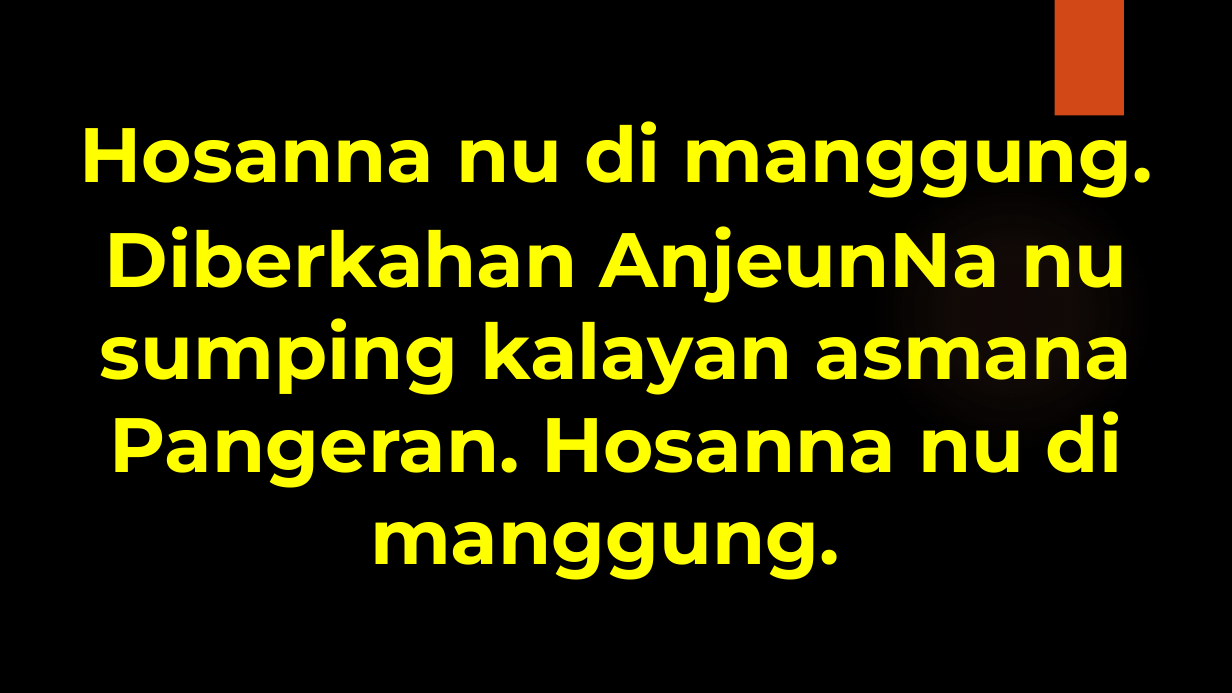
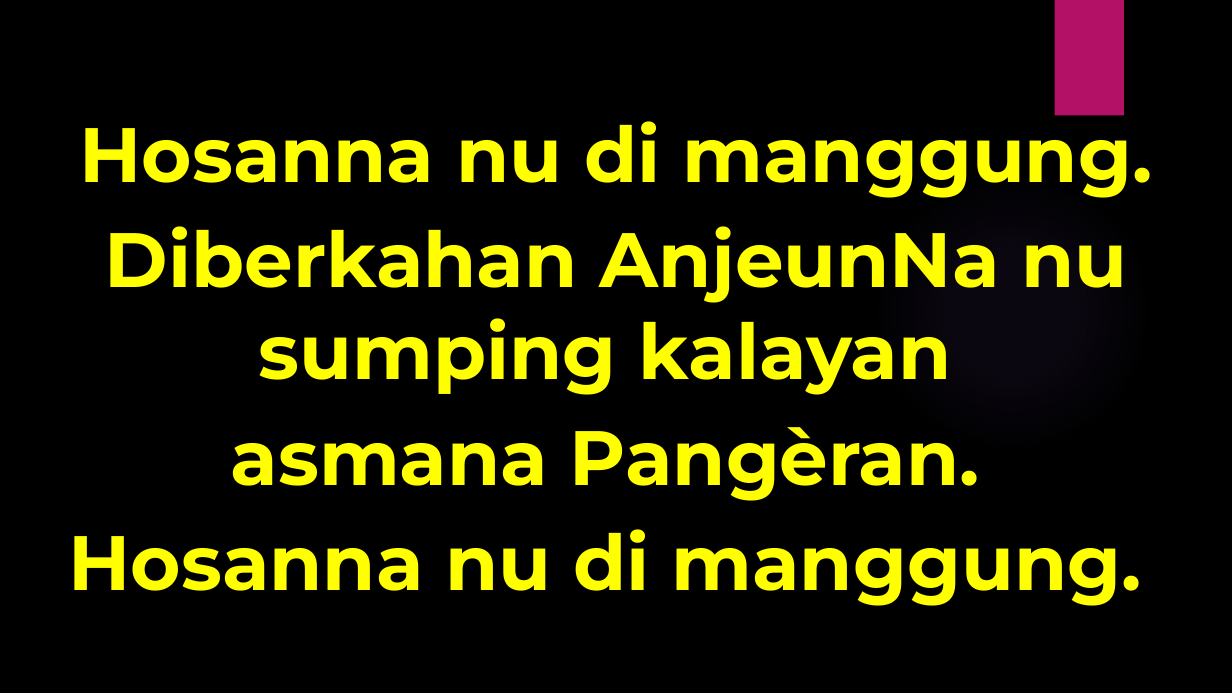
Before and after one commit to laurensius/Slide_Misa_KRC, a slide deck: slide 43 of 2020 12 tanggal 12- 13/Slide Misa Bahasa Sunda.pptx. Drawn at 1232x693 pixels with LibreOffice and Linux fonts; fonts in the diff are those of the drawing; background and template pictures are left out. Boxes give left, top, right and bottom in pixels: in the first picture for what was removed or moved away, otherwise in the second. Text is boxed around its words. In the diff, an @@ line names an element or a change of style, - is before the commit and + after.

```diff
--- a/2020 12 tanggal 12- 13/Slide Misa Bahasa Sunda.pptx
+++ b/2020 12 tanggal 12- 13/Slide Misa Bahasa Sunda.pptx
@@ rectangle at [1055,0,1124,116]: fill #D34817 to #B31166 @@
@@ ellipse at [870,169,1154,454]: fill gradient #EF8C6A to gradient #9B6BF2 @@
@@ text at [69,226,1142,606]: text changed @@
-Diberkahan AnjeunNa nu sumping kalayan asmana Pangeran. Hosanna nu di manggung.
+Diberkahan AnjeunNa nu sumping kalayan
+asmana Pangèran.
+Hosanna nu di manggung.
```
Also in this commit, not shown: 55 other slides changed, 1 slide added, 1 slide removed, 1 other file.
